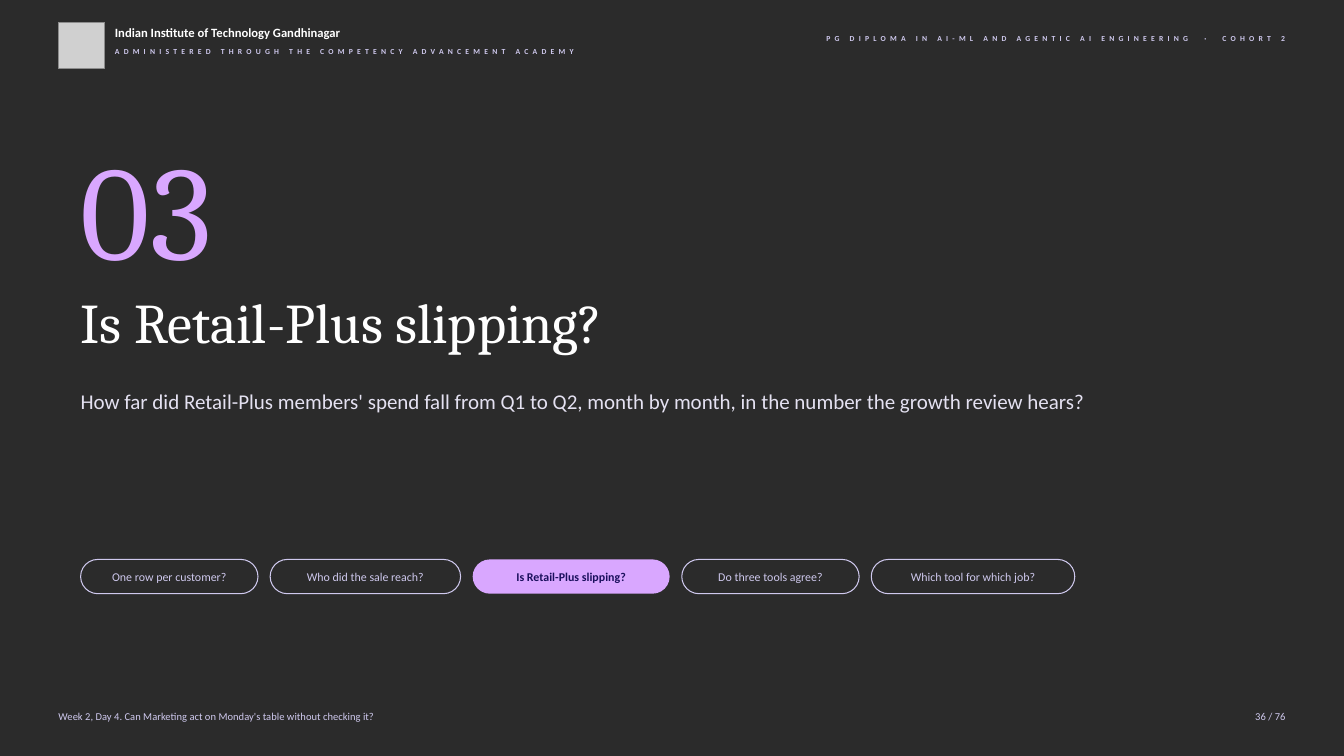
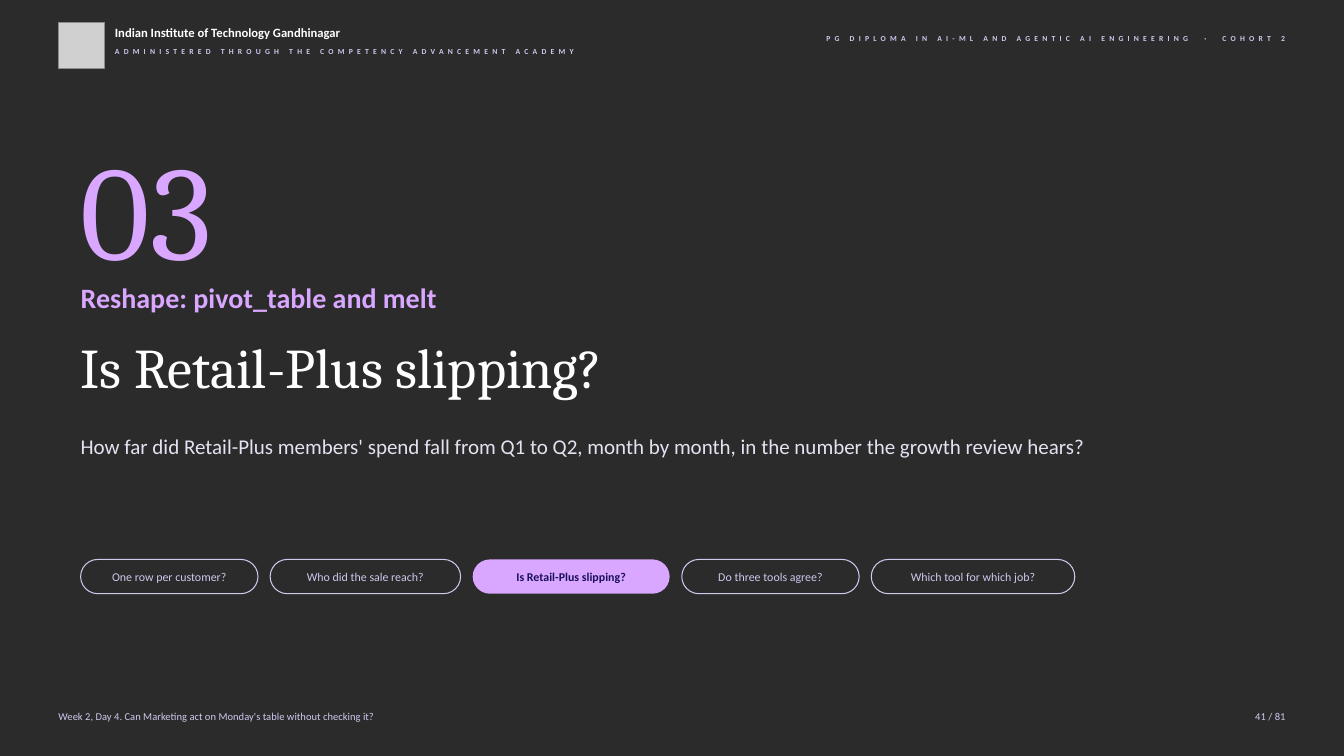
Before and after one commit to fde-academy-lab/c2-content-factory, a slide deck: slide 41 of content/W02/D4/slides/C2_W02_D04_half1_STUDENT.pptx (slide 36 before the commit). Drawn at 1344x756 pixels with LibreOffice and Linux fonts; fonts in the diff are those of the drawing; grey boxes stand for pictures; background and template pictures are left out; a plain dark background stands for a picture behind light text. Boxes give left, top, right and bottom in pixels: in the first picture for what was removed or moved away, otherwise in the second. Text is boxed around its words. In the diff, an @@ line names an element or a change of style, - is before the commit and + after.

```diff
--- a/content/W02/D4/slides/C2_W02_D04_half1_STUDENT.pptx
+++ b/content/W02/D4/slides/C2_W02_D04_half1_STUDENT.pptx
@@ text added at (x1=81, y1=288, x2=437, y2=313), 20 pt, text #D9A7FF, bold @@
+Reshape: pivot_table and melt
@@ text "Is Retail-Plus slipping?" moved from (x1=81, y1=304, x2=602, y2=355) to (x1=81, y1=349, x2=602, y2=401) @@
@@ text "How far did Retail-Plus members' ..." moved from (x1=81, y1=394, x2=1083, y2=413) to (x1=81, y1=439, x2=1083, y2=458) @@
@@ text at (x1=1255, y1=713, x2=1286, y2=720): text changed @@
-36 / 76
+41 / 81
```
Also in this commit, not shown: 75 other slides changed, 5 slides added, 3 other files.
